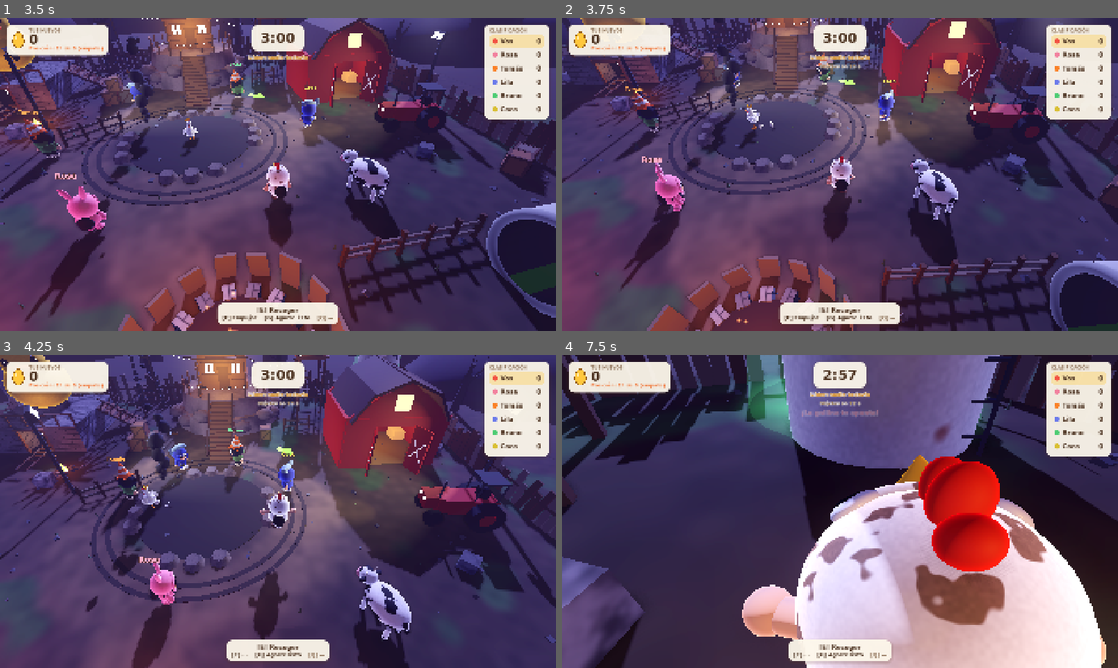
Above: before the commit, frames 1-4 (two rows, left to right).
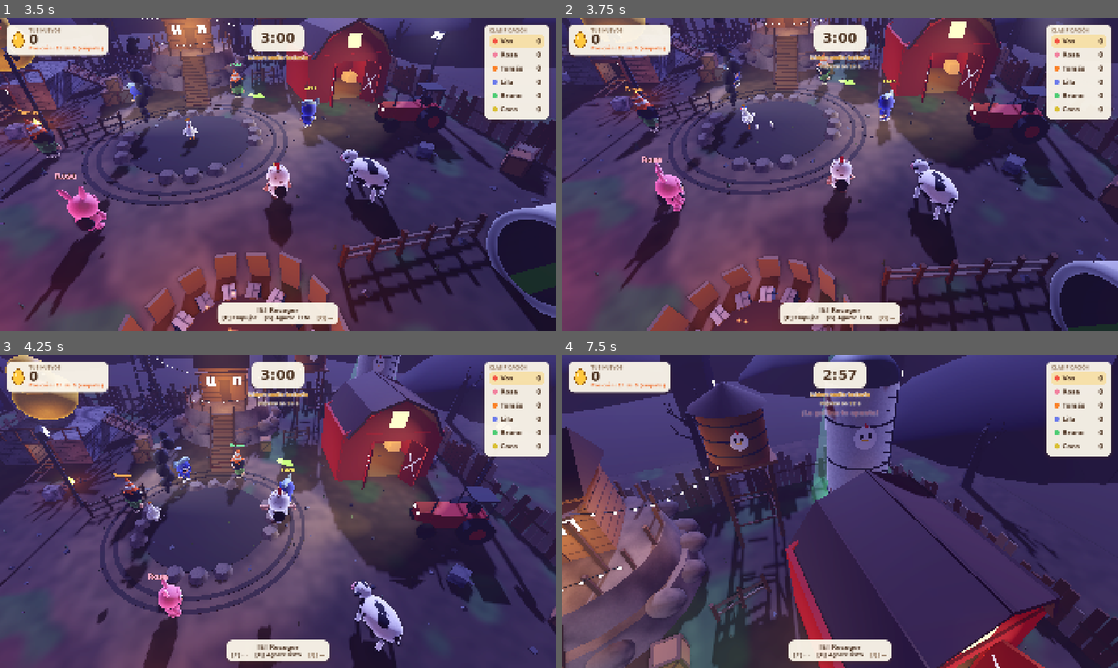
Above: after the commit, the same moments.

Repository: j3go/juegoGallinaDeOro
Game: Godot game, scene res://scenes/main.tscn
Two runs of this game, one before a commit and one after it. Both use one fixed random seed, a clock stepped at 60 frames per second and the inputs below.
Inputs (mouse positions are in pixels of both pictures, inside the frame that each line leads up to):
- Up to frame 1 (3.5 s): click "¡JUGAR!" at 0.5 s; move the mouse to (305, 174) at 1.27 s; hold W (move_forward) from 1.28 s (still down); tap F (push) at 1.35, 2.3 s; tap Space (jump) at 1.52, 1.55, 1.82, 2.1, 2.27, 2.57, 3.05 s; move the mouse to (250, 174) at 2.02 s; move the mouse to (289, 168) at 2.77 s; tap G (grab) at 2.85 s
- Up to frame 2 (3.75 s): keep holding W (move_forward); move the mouse to (834, 180) at 3.52 s; tap E (pickup) at 3.6 s
- Up to frame 3 (4.25 s): keep holding W (move_forward); tap Space (jump) at 3.77, 4.07 s; tap F (push) at 3.8 s
- Up to frame 4 (7.5 s): move the mouse to (878, 514) at 4.27 s; tap F (push) at 4.35, 5.3, 6.6 s; tap Space (jump) at 4.52, 4.55, 4.82, 5.27, 5.57, 6.05, 6.77, 7.07, 7.35 s; move the mouse to (795, 508) at 5.02 s; tap Shift (sprint) at 5.1 s; move the mouse to (845, 511) at 5.77 s; tap Q (use_item) at 5.85 s; move the mouse to (817, 505) at 6.52 s; release W (move_forward) at 6.53 s; hold D (move_right) 6.53-7.28 s; move the mouse to (867, 511) at 7.27 s; hold W (move_forward) from 7.28 s (still down)

Frame 1 is identical in both runs. In frame 2, 0.3% of the frame differs, in the area x 30-37%, y 27-42%; in frame 3, 35%; in frame 4, 74%, in the area x 0-100%, y 0-100%.

Commit message:
cambio velocidades disparo movimiento de player y gallina

Diff:
--- a/assets/config/default_config.tres
+++ b/assets/config/default_config.tres
@@ -4,5 +4,15 @@
 
 [resource]
 script = ExtResource("1")
-attack_interval_min = 0.8
-attack_interval_max = 1.0
+attack_interval_min = 0.3
+attack_interval_max = 0.7
+aim_time = 0.6
+recover_time = 0.4
+roam_walk_speed_min = 2.0
+roam_walk_speed_max = 4.0
+roam_crazy_speed_min = 6.0
+roam_crazy_speed_max = 10.0
+egg_speed = 28.0
+push_force = 13.0
+player_run_speed = 10.0
+jump_velocity = 10.0
